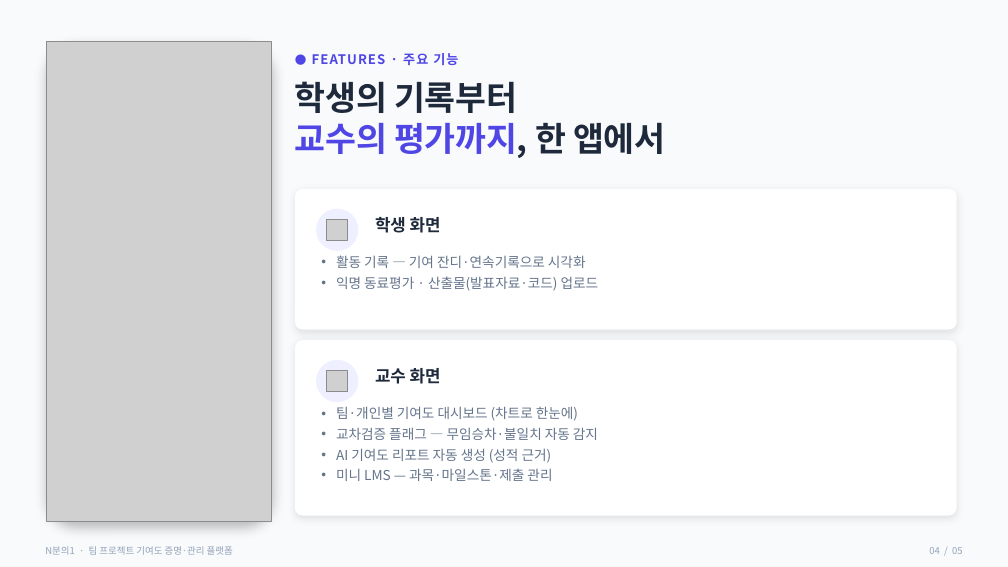
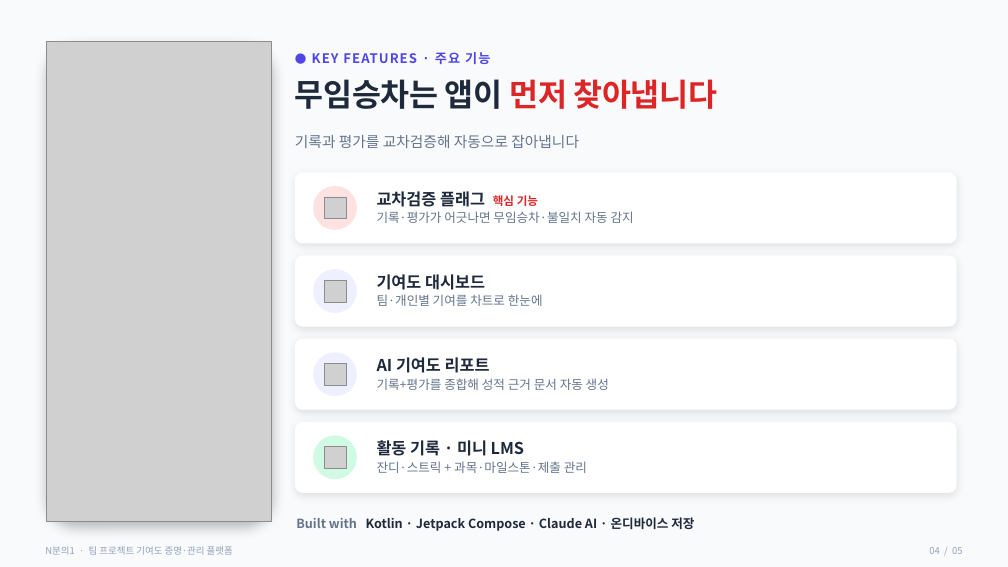
Before and after one commit to jmpaark/hackerton, a slide deck: slide 4 of N분의1_발표자료.pptx. Drawn at 1008x567 pixels with LibreOffice and Linux fonts; fonts in the diff are those of the drawing; grey boxes stand for pictures. Boxes give left, top, right and bottom in pixels: in the first picture for what was removed or moved away, otherwise in the second. Text is boxed around its words. In the diff, an @@ line names an element or a change of style, - is before the commit and + after.

Commit message:
발표자료 최종 완성본: 완성도·밀도 강화 (5장)
- 레이아웃 다양화로 단조로움 해소:
  1) 표지(팀 크레딧·해커톤 브랜딩·히어로 화면)
  2) 개발 배경(문제 3종)
  3) 작동 방식 — 4단계 플로우 다이어그램(기록→평가→AI→대시보드)
  4) 주요 기능 — 실제 분석 화면(플래그·차트) + 기술 스택
  5) 기대 효과 — 활용 범위 칩 + 학생/교수 효과 + 마무리
- 팀 크레딧(소이·지민·시훈), Built with(Kotlin·Compose·Claude AI) 명시.
- Pretendard Black 헤드라인 유지, PPTX + 고해상도 클린 PDF 동시 갱신.

```diff
--- a/N분의1_발표자료.pptx
+++ b/N분의1_발표자료.pptx
@@ text at (312, 52, 490, 64): text changed @@
-● FEATURES · 주요 기능
+● KEY FEATURES · 주요 기능
@@ text at (295, 79, 718, 109): text changed; size 32 to 30 pt @@
-학생의 기록부터
-교수의 평가까지, 한 앱에서
+무임승차는 앱이 먼저 찾아냅니다
@@ text added at (295, 135, 579, 148), 14 pt, text #64748B @@
+기록과 평가를 교차검증해 자동으로 잡아냅니다
@@ rounded rectangle added at (295, 172, 957, 243), fill #FFFFFF @@
@@ ellipse added at (313, 186, 357, 230), fill #FEE2E2 @@
@@ picture added at (324, 197, 346, 219) @@
@@ text added at (377, 191, 538, 207), 15.5 pt, text #1E293B, bold @@
+교차검증 플래그 핵심 기능
@@ picture removed at (327, 219, 348, 240) @@
@@ text removed at (375, 217, 441, 233) @@
-학생 화면
@@ text added at (377, 211, 634, 223), 12 pt, text #64748B @@
+기록·평가가 어긋나면 무임승차·불일치 자동 감지
@@ rounded rectangle: place and size @@
-rounded rectangle at (295, 189, 957, 330)
+rounded rectangle at (295, 256, 957, 327)
@@ rounded rectangle at (295, 256, 957, 327): proportions changed @@
@@ ellipse: place and size @@
-ellipse at (316, 209, 358, 251)
+ellipse at (313, 269, 357, 313)
@@ text removed at (336, 255, 599, 291) @@
-• 활동 기록 — 기여 잔디·연속기록으로 시각화
-• 익명 동료평가 · 산출물(발표자료·코드) 업로드
@@ picture added at (324, 281, 346, 302) @@
@@ text added at (377, 274, 485, 290), 15.5 pt, text #1E293B, bold @@
+기여도 대시보드
@@ text added at (377, 294, 543, 306), 12 pt, text #64748B @@
+팀·개인별 기여를 차트로 한눈에
@@ rounded rectangle added at (295, 339, 957, 410), fill #FFFFFF @@
@@ ellipse: place and size @@
-ellipse at (316, 360, 358, 402)
+ellipse at (313, 352, 357, 396)
@@ text added at (377, 357, 490, 373), 15.5 pt, text #1E293B, bold @@
+AI 기여도 리포트
@@ picture added at (324, 363, 346, 385) @@
@@ picture removed at (327, 371, 348, 392) @@
@@ text removed at (375, 368, 441, 384) @@
-교수 화면
@@ text added at (377, 378, 609, 390), 12 pt, text #64748B @@
+기록+평가를 종합해 성적 근거 문서 자동 생성
@@ text removed at (336, 406, 598, 481) @@
-• 팀·개인별 기여도 대시보드 (차트로 한눈에)
-• 교차검증 플래그 — 무임승차·불일치 자동 감지
-• AI 기여도 리포트 자동 생성 (성적 근거)
-• 미니 LMS — 과목·마일스톤·제출 관리
@@ rounded rectangle at (295, 422, 957, 493): proportions changed @@
@@ rounded rectangle: place and size @@
-rounded rectangle at (295, 340, 957, 516)
+rounded rectangle at (295, 422, 957, 493)
@@ ellipse added at (313, 436, 357, 479), fill #D1FAE5 @@
@@ picture added at (324, 447, 346, 469) @@
@@ text added at (377, 440, 524, 456), 15.5 pt, text #1E293B, bold @@
+활동 기록 · 미니 LMS
@@ text added at (377, 461, 587, 473), 12 pt, text #64748B @@
+잔디·스트릭 + 과목·마일스톤·제출 관리
@@ text added at (296, 517, 694, 531), 12 pt, text #1E293B, bold @@
+Built with Kotlin · Jetpack Compose · Claude AI · 온디바이스 저장
```
Also in this commit, not shown: 3 other slides changed, 1 slide added, 1 slide removed, 1 other file.
